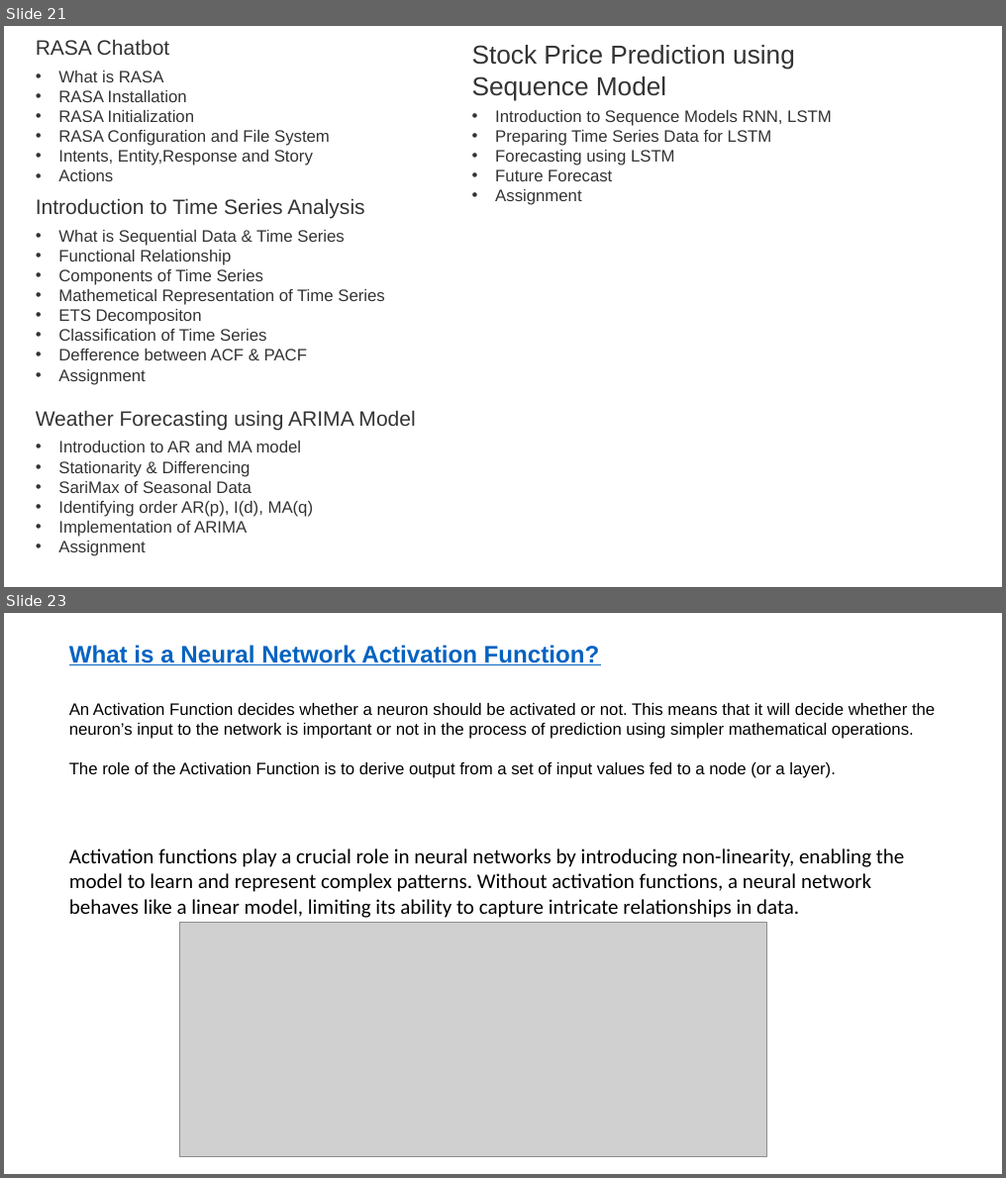
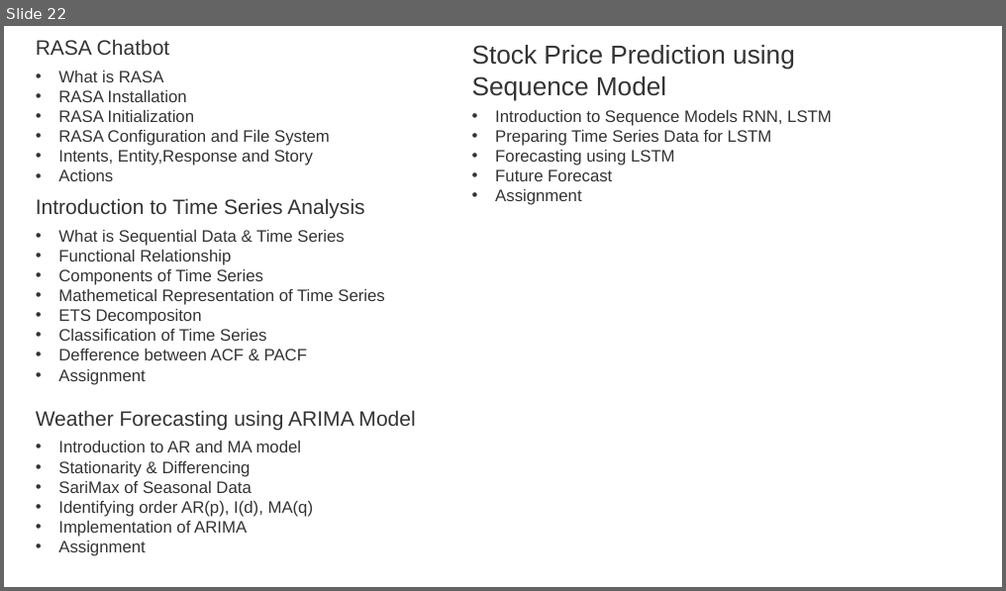
Before and after one commit to shahil04/ds_materials, a slide deck: 9.Deep_learning/class_1_module_9_deep learning__introduction.pptx. Shown one above the other, each under a label of ours: slides 21 and 23 before the commit, slide 22 after it; the slides between them are not shown. The pictures are 1006x1178 and 1006x591 pixels, drawn with LibreOffice and Linux fonts; fonts in the diff are those of the drawing; grey boxes stand for pictures. Boxes give left, top, right and bottom in pixels: in the first picture for what was removed or moved away, otherwise in the second. Text is boxed around its words. In the diff, an @@ line names an element or a change of style, - is before the commit and + after.

```diff
--- a/9.Deep_learning/class_1_module_9_deep learning__introduction.pptx
+++ b/9.Deep_learning/class_1_module_9_deep learning__introduction.pptx
@@ slide 23 removed at [4, 613, 1002, 1174], background #FFFFFF @@
@@ text removed at [69, 645, 935, 778] @@
-What is a Neural Network Activation Function?
-An Activation Function decides whether a neuron should be activated or not. This means that it will decide whether the neuron’s input to the network is important or not in the process of prediction using simpler mathematical operations.
-The role of the Activation Function is to derive output from a set of input values fed to a node (or a layer).
@@ text removed at [69, 849, 905, 918] @@
-Activation functions play a crucial role in neural networks by introducing non-linearity, enabling the model to learn and represent complex patterns. Without activation functions, a neural network behaves like a linear model, limiting its ability to capture intricate relationships in data.
@@ picture removed at [180, 923, 767, 1157] @@
@@ what was slide 21 is now slide 22 @@
```
Also in this commit, not shown: 7 slides changed, 2 slides added, 12 other slides removed, 26 other files.
